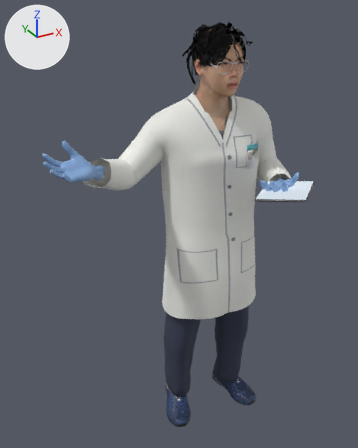
An edit to the glTF model assets/props/people-chen-stand-present.glb, drawn before and after from the same camera.
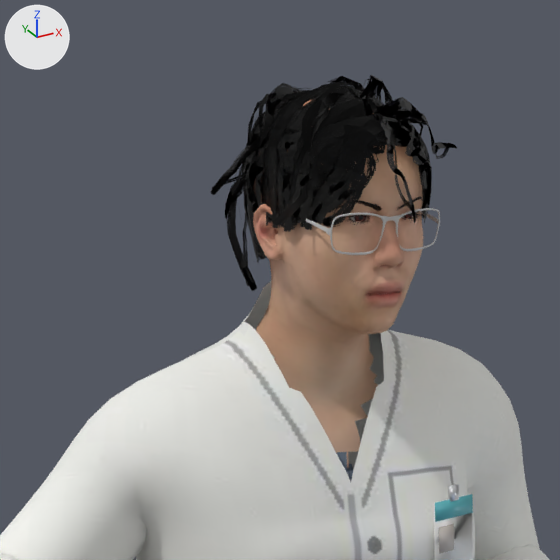
Each version appears first whole from a camera (50 mm lens) standing at (-0.807, -1.406, 0.75) and looking at (0.025, 0.106, -0.006), and next in a close-up on the part from 34% to 79% of the width and 0% to 36% of the height. Arrows for +X, +Y and +Z are at upper left; the lights stay in place. The last two pictures show the newer version. Vertices at exactly the same position are counted once.

In view in the first close-up: 'people-chen-stand-present'.
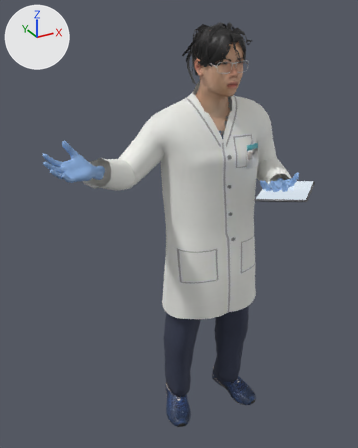
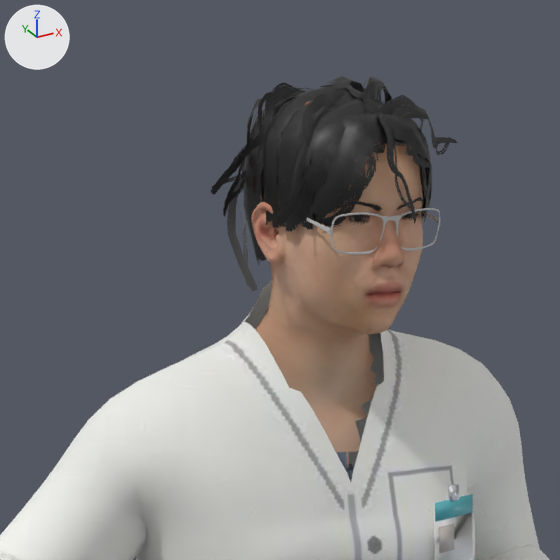
Boxes [x1, y1, x2, y2] around the edits, measured in the close-ups (560 x 560 px; the box of a moved part takes in the faces that stretch with it):
'people-chen-stand-present', surface changed, reshaped
    before: [0, 75, 549, 560]
    after: [0, 76, 549, 560]
part 1 of me_base_002, moved or reshaped
    before: [214, 90, 440, 357]
    after: [215, 90, 440, 357]

Patch to the scene script:
```diff
--- a/assets/props/people-chen-stand-present.glb.py
+++ b/assets/props/people-chen-stand-present.glb.py
@@ img_people_chen_stand_present__2_short_messy_diff_png @@
+img_people_chen_stand_present__2_short_messy_diff_png = load_image('people-chen-stand-present--2-short_messy_diff.png', '_unpacked/people-chen-stand-present--2-short_messy_diff.png', 512, 512, 'sRGB')
@@ mat_human_cortu_short_messy_hair @@
 n4 = _N.new('ShaderNodeTexImage'); n4.name = 'Image Texture'
-n4.image = img_people_chen_stand_present_short_messy_diff_png
-n5 = _N.new('ShaderNodeNormalMap'); n5.name = 'Normal Map'
-n5.uv_map = 'UVMap'
-n6 = _N.new('ShaderNodeTexImage'); n6.name = 'Image Texture.001'
-n6.image = img_short_messy_objnorm
+n4.image = img_people_chen_stand_present__2_short_messy_diff_png
 _L.new(n0.outputs[0], n1.inputs[0])  # 'BSDF' to 'Surface'
@@ mat_human_cortu_short_messy_hair @@
 n0 = _N.new('ShaderNodeBsdfPrincipled'); n0.name = 'Principled BSDF'
 _L.new(n4.outputs[1], n3.inputs[0])  # 'Alpha' to 'Value'
-_L.new(n5.outputs[0], n0.inputs[5])  # 'Normal' to 'Normal'
-_L.new(n6.outputs[0], n5.inputs[1])  # 'Color' to 'Color'
@@ me_base_002 @@
 # used by ob_people_chen_stand_present; location = (0.0, 0.0, 0.0)
-me_base_002.from_pydata(...)  # 21275 vertices, 39975 faces; spans x -0.47..0.54, y -0.28..0.34, z -1.0..0.7
+me_base_002.from_pydata(...)  # 21336 vertices, 40071 faces; spans x -0.47..0.54, y -0.28..0.34, z -1.0..0.7
+# me_base_002 part 1: 599 vertices moved within x 0.12..0.29, y 0.04..0.25, z 0.44..0.67; 529 vertices removed from x 0.12..0.29, y 0.04..0.25, z 0.44..0.69; 529 vertices added at x 0.11..0.29, y 0.04..0.25, z 0.44..0.68
+# other edits to the shape of me_base_002 do not show in these pictures
 me_base_002.materials.append(mat_human_body)
```
